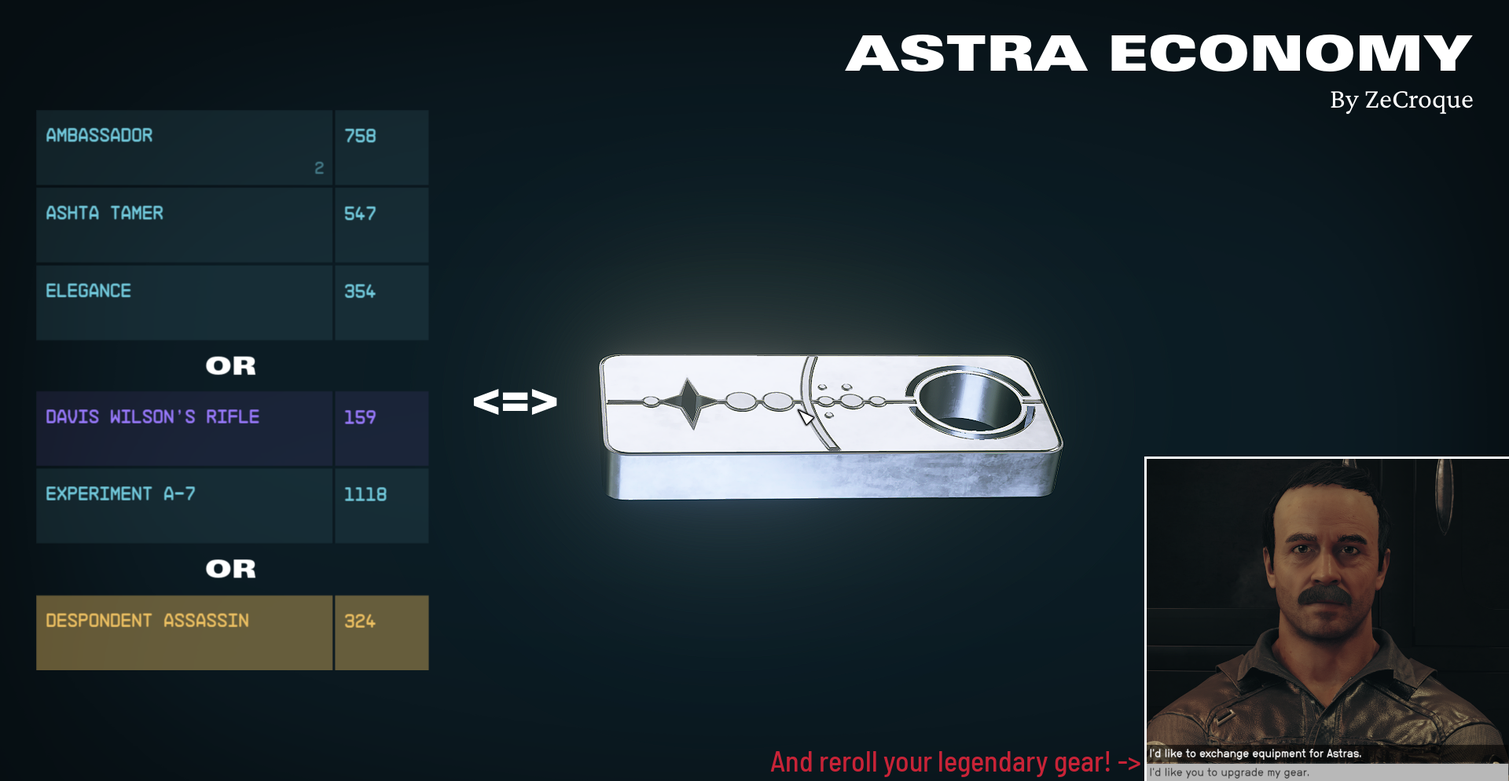
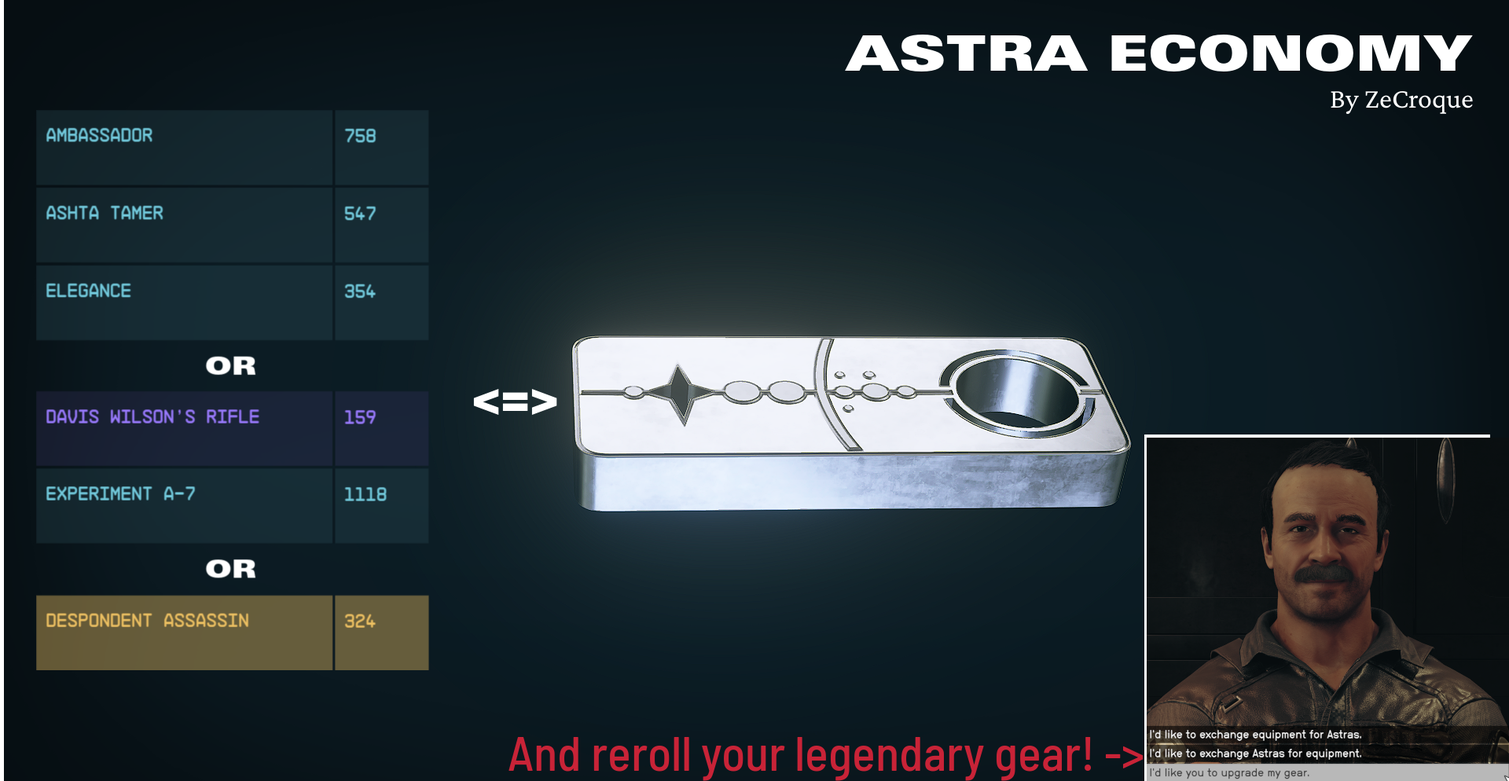
Before/after of a 1509×781 layered artwork. What changed in the layer stack:
painted on "And reroll your legendary gear..." over [508, 737, 1144, 781]
hid "Calque Copié #1" over [1146, 459, 1509, 781]
painted on "Calque Copié #2" over [314, 161, 325, 175]
added layer "Calque Copié #4" above "temp" over [1146, 437, 1509, 781]
painted on "temp" over [1144, 434, 1491, 457]
removed layer "Calque Copié" over [0, 0, 1509, 781]
added layer "Calque Copié #3" over [314, 86, 1509, 781]
